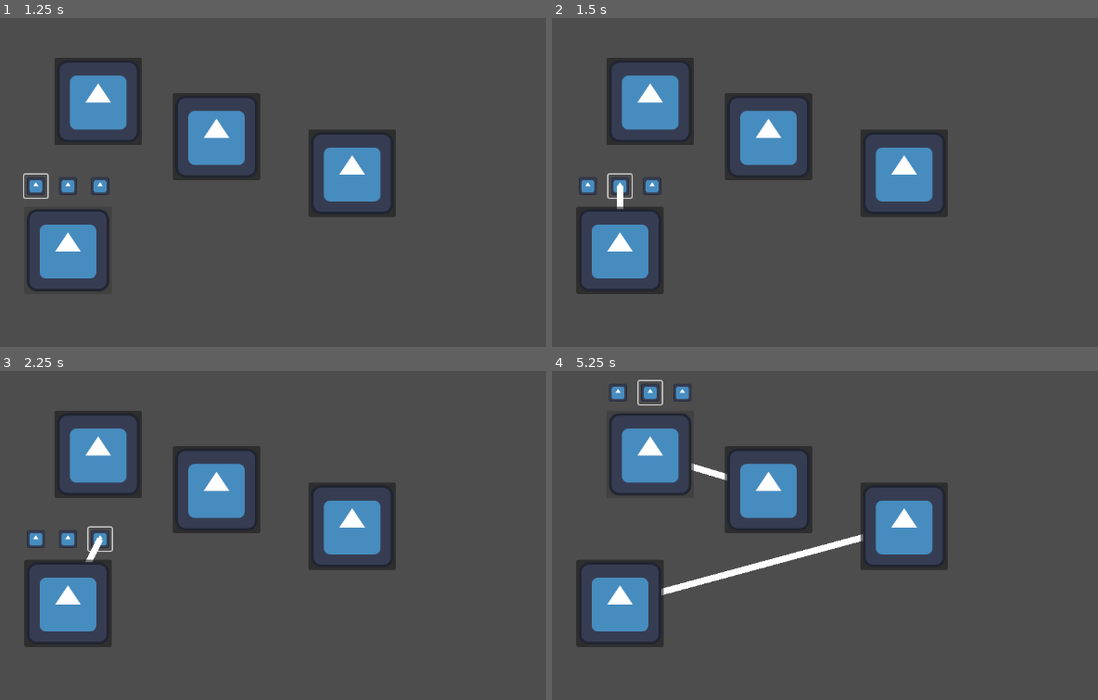
Above: before the commit, frames 1-4 (two rows, left to right).
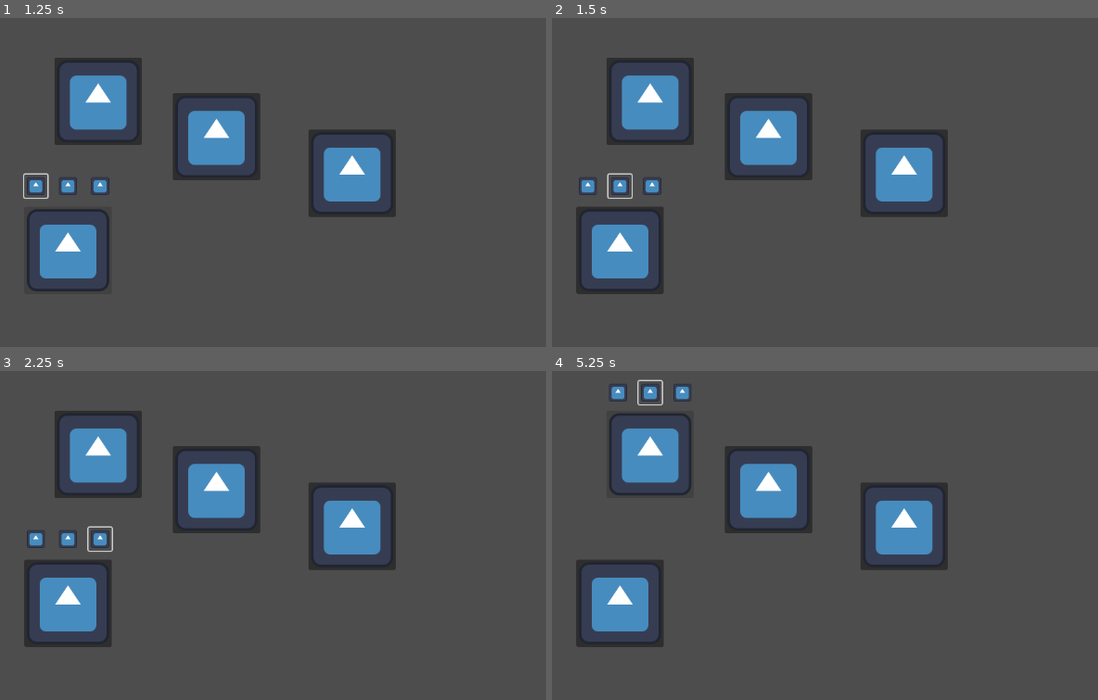
Above: after the commit, the same moments.

Repository: raiinamoor/GameOff2024
Game: Godot game, scene res://ui_layer.tscn
The game is run twice, just before and just after one commit, with the same random seed, the same clock (stepped at 60 frames per second) and the same inputs. This scene is started directly instead of the project's main scene. The engine's default icon, where the game draws it, is replaced by a stand-in: a white triangle on a blue panel in a dark square.
Inputs (mouse positions are in pixels of both pictures, inside the frame that each line leads up to):
- Up to frame 1 (1.25 s): click (38, 251) at 0.52 s
- Up to frame 2 (1.5 s): click (617, 185) at 1.27 s
- Up to frame 3 (2.25 s): click (98, 538) at 2.02 s
- Up to frame 4 (5.25 s): click (617, 604) at 2.75 s; click (906, 525) at 3.5 s; click (770, 489) at 4.25 s; click (650, 453) at 5 s

Frame 1 is identical in both runs. In frame 2, less than 0.1% of the frame differs, in the area x 11-14%, y 50-59%; in frame 3, 0.1%; in frame 4, 1.0%, in the area x 20-58%, y 28-69%.
Error after the commit: Cannot call method 'instantiate' on a null value. (res://note.gd:32)

Commit message:
Add 3 types of connections
Each button on the note now creates its own type of connection

Diff:
--- a/connection.gd
+++ b/connection.gd
@@ -4,6 +4,7 @@
 
 signal connection_removed(connection: Connection)
 
+@export_enum("NONE", "TYPE1", "TYPE2", "TYPE3") var connection_type: int
 var end_node: Button = null
 
 @onready var root_node: Button = get_parent()
--- /dev/null
+++ b/connection_type_1.tscn
@@ -0,0 +1,15 @@
+[gd_scene load_steps=3 format=3 uid="uid://dtifhrtg5btvk"]
+
+[ext_resource type="PackedScene" uid="uid://7pnoxb7pntba" path="res://connection.tscn" id="1_lvjp1"]
+
+[sub_resource type="RectangleShape2D" id="RectangleShape2D_v48ny"]
+resource_local_to_scene = true
+
+[node name="ConnectionType1" instance=ExtResource("1_lvjp1")]
+connection_type = 1
+
+[node name="Line2D" parent="." index="0"]
+default_color = Color(1, 0, 0, 1)
+
+[node name="Collider" parent="." index="1"]
+shape = SubResource("RectangleShape2D_v48ny")
--- /dev/null
+++ b/connection_type_2.tscn
@@ -0,0 +1,15 @@
+[gd_scene load_steps=3 format=3 uid="uid://c5jfeeqfvni5p"]
+
+[ext_resource type="PackedScene" uid="uid://7pnoxb7pntba" path="res://connection.tscn" id="1_py702"]
+
+[sub_resource type="RectangleShape2D" id="RectangleShape2D_885k5"]
+resource_local_to_scene = true
+
+[node name="ConnectionType2" instance=ExtResource("1_py702")]
+connection_type = 2
+
+[node name="Line2D" parent="." index="0"]
+default_color = Color(0, 1, 0, 1)
+
+[node name="Collider" parent="." index="1"]
+shape = SubResource("RectangleShape2D_885k5")
--- /dev/null
+++ b/connection_type_3.tscn
@@ -0,0 +1,15 @@
+[gd_scene load_steps=3 format=3 uid="uid://dnrkqcidoi054"]
+
+[ext_resource type="PackedScene" uid="uid://7pnoxb7pntba" path="res://connection.tscn" id="1_tenb3"]
+
+[sub_resource type="RectangleShape2D" id="RectangleShape2D_31ktk"]
+resource_local_to_scene = true
+
+[node name="ConnectionType3" instance=ExtResource("1_tenb3")]
+connection_type = 3
+
+[node name="Line2D" parent="." index="0"]
+default_color = Color(0, 0, 1, 1)
+
+[node name="Collider" parent="." index="1"]
+shape = SubResource("RectangleShape2D_31ktk")
--- a/note.gd
+++ b/note.gd
@@ -24,11 +24,12 @@
 		cancel_connection()
 
 
-func init_connection() -> void:
+func init_connection(scene_path: String) -> void:
 	if not cursor_state == CURSOR_DEFAULT:
 		return
 
-	var connection := connection_scn.instantiate()
+	var scene: PackedScene = load(scene_path)
+	var connection := scene.instantiate()
 	connection.position = get_rect().get_center() - position
 	add_child(connection)
 
--- a/note.tscn
+++ b/note.tscn
@@ -80,6 +80,6 @@
 [connection signal="mouse_entered" from="." to="." method="show_buttons"]
 [connection signal="mouse_exited" from="." to="." method="hide_buttons"]
 [connection signal="pressed" from="." to="." method="complete_connection"]
-[connection signal="pressed" from="ButtonPanel/Button" to="." method="init_connection"]
-[connection signal="pressed" from="ButtonPanel/Button2" to="." method="init_connection"]
-[connection signal="pressed" from="ButtonPanel/Button3" to="." method="init_connection"]
+[connection signal="pressed" from="ButtonPanel/Button" to="." method="init_connection" binds= ["res://2D/Connections/connection_type_1.tscn"]]
+[connection signal="pressed" from="ButtonPanel/Button2" to="." method="init_connection" binds= ["res://2D/Connections/connection_type_2.tscn"]]
+[connection signal="pressed" from="ButtonPanel/Button3" to="." method="init_connection" binds= ["res://2D/Connections/connection_type_3.tscn"]]
